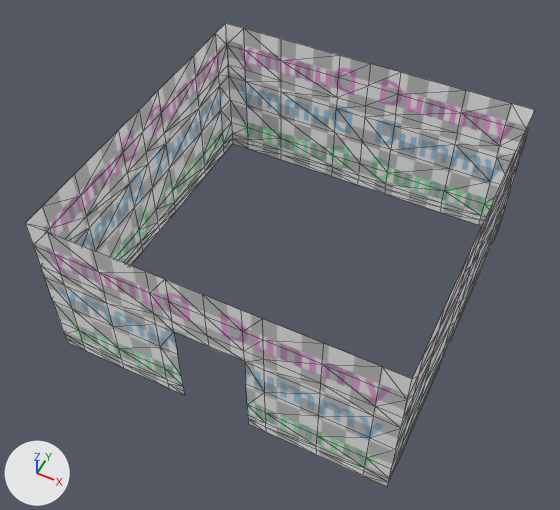
Renders of the glTF model resource_rmmdl2.glb from each side of a commit.
One viewpoint serves both versions: a 50 mm lens placed at (44.1, -95.7, 126.7), pointed at (-1.2, -5.0, 13.4). The lights are fixed; the arrows at lower left show +X, +Y and +Z. Mesh edges are drawn as thin lines. Vertices at the same position are counted once.

Objects in the first picture: 'wall'.
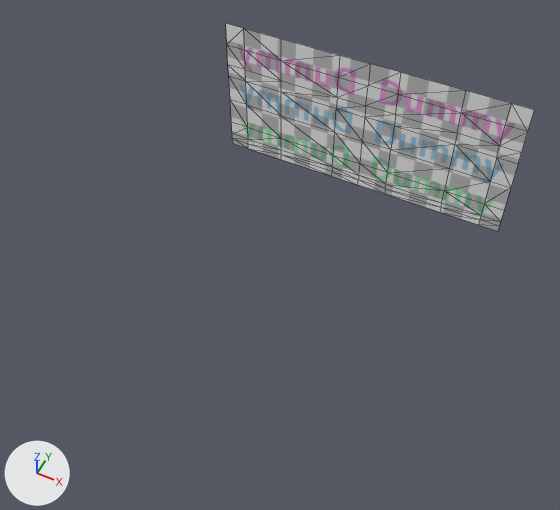
Where the change shows, as pixel boxes (x1, y1, x2, y2) in the pictures (560 x 510 px):
```json
{"object": "wall", "change": "reshaped, turned", "before": [26, 23, 534, 487], "after": [226, 23, 534, 231]}
{"part": 1, "of": "me_mesh_5", "change": "cut back", "before": [26, 23, 534, 484], "after": [228, 60, 518, 187]}
```

Scene script edits in JSON lines:
```json
{"block": "me_mesh_5", "where": "# used by ob_wall; location = (0.0, 0.0, 0.0); rotation_euler = (0.0, 0.0, 3.142), in degrees (0, 0, 180)"}
{"op": "remove", "block": "me_mesh_5", "code": "me_mesh_5.from_pydata(...)  # 307 vertices, 524 faces; spans x -34.0..34.0, y -34.0..34.0, z -0.1..33.9"}
{"op": "add", "block": "me_mesh_5", "code": "me_mesh_5.from_pydata(...)  # 81 vertices, 128 faces; spans x -34.0..34.0, y 34.0, z -0.1..33.9"}
{"block": "me_mesh_5", "change": "me_mesh_5 part 1"}
{"block": "me_mesh_5", "change": "231 vertices are removed from x -34.0..34.0, y -34.0..34.0, z -0.1..33.9"}
{"block": "me_mesh_5", "change": "462 faces are deleted"}
{"block": "me_mesh_5", "change": "5 new vertices lie (6.8, 0.0, 0.0) away from vertices in x -6.8, y 34.0, z -0.1..13.4"}
{"block": "me_mesh_5", "change": "66 new faces join them"}
{"op": "set", "path": "ob_wall.rotation_euler", "old": "(0.0, 0.0, 3.142)", "new": "(0.0, 0.0, 0.0)", "note": "degrees (0, 0, 180) -> degrees (0, 0, 0)"}
```
